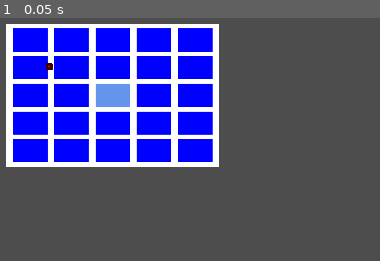
Above: before the commit, frame 1.
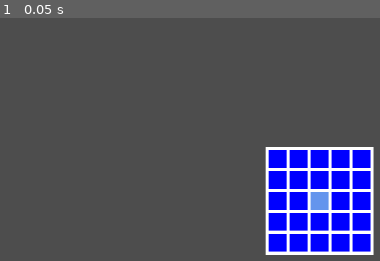
Above: after the commit, the same moment.

Repository: BendenizMustafaCengiz/Brackeys-Jam-2026.1
Game: Godot game, scene res://Scenes/muhammed_test.tscn
The game is run twice, just before and just after one commit, with the same random seed, the same clock (stepped at 60 frames per second) and the same inputs. The project has no main scene, so this scene is started directly. The engine's default icon, where the game draws it, is replaced by a stand-in: a white triangle on a blue panel in a dark square.
Inputs:
- Up to frame 1 (0.05 s): no input

The runs differ from the first frame. In frame 1, 46% of the frame differs, in the area x 1-99%, y 2-98%.

Commit message:
çok da bir şey yok

Diff:
--- a/Scenes/mini_map.tscn
+++ b/Scenes/mini_map.tscn
@@ -1,7 +1,6 @@
 [gd_scene format=3 uid="uid://byeha0vj6lood"]
 
 [ext_resource type="Script" uid="uid://v46aprkf41gd" path="res://Scripts/mini_map.gd" id="1_5lser"]
-[ext_resource type="Texture2D" uid="uid://bicjuntfh5e7m" path="res://icon.svg" id="2_s1cjf"]
 
 [sub_resource type="PlaceholderTexture2D" id="PlaceholderTexture2D_s1cjf"]
 
@@ -12,21 +11,15 @@
 
 [node name="TextureRect" type="TextureRect" parent="CanvasLayer" unique_id=448987700]
 texture_filter = 1
-custom_minimum_size = Vector2(310, 310)
+custom_minimum_size = Vector2(520, 520)
 anchors_preset = 15
 anchor_right = 1.0
 anchor_bottom = 1.0
-offset_left = 969.0
-offset_top = 464.0
-offset_right = 73.0
-offset_bottom = 72.0
+offset_left = 1592.0
+offset_top = 760.0
+offset_right = 192.0
+offset_bottom = 200.0
 grow_horizontal = 2
 grow_vertical = 2
 scale = Vector2(0.5, 0.5)
 texture = SubResource("PlaceholderTexture2D_s1cjf")
-
-[node name="PlayerIcon" type="Sprite2D" parent="CanvasLayer" unique_id=1344118307]
-modulate = Color(0.9999998, 0.012074706, 0.006631455, 1)
-position = Vector2(942.00006, 437)
-scale = Vector2(0.13281193, 0.13281193)
-texture = ExtResource("2_s1cjf")
--- /dev/null
+++ b/Scenes/room_scene.tscn
@@ -0,0 +1,47 @@
+[gd_scene format=3 uid="uid://cao3g4dy76msx"]
+
+[ext_resource type="PackedScene" uid="uid://c8eh4pqxs4pdn" path="res://Scenes/player.tscn" id="1_q8hp3"]
+[ext_resource type="Texture2D" uid="uid://d0o76s5tq1fqd" path="res://Assets/floor1.png" id="2_e80bh"]
+
+[sub_resource type="WorldBoundaryShape2D" id="WorldBoundaryShape2D_e80bh"]
+normal = Vector2(-1, 8.7422755e-08)
+
+[node name="RoomScene" type="Node2D" unique_id=1129382902]
+
+[node name="MapBorders" type="StaticBody2D" parent="." unique_id=2057759491]
+
+[node name="upper" type="CollisionShape2D" parent="MapBorders" unique_id=971193697]
+position = Vector2(0, -1000)
+rotation = -1.5707964
+shape = SubResource("WorldBoundaryShape2D_e80bh")
+
+[node name="lower" type="CollisionShape2D" parent="MapBorders" unique_id=1100147213]
+position = Vector2(0, 1000)
+rotation = 1.5707964
+shape = SubResource("WorldBoundaryShape2D_e80bh")
+
+[node name="right" type="CollisionShape2D" parent="MapBorders" unique_id=189988936]
+position = Vector2(1000, 0)
+shape = SubResource("WorldBoundaryShape2D_e80bh")
+
+[node name="left" type="CollisionShape2D" parent="MapBorders" unique_id=1868652719]
+position = Vector2(-1000, 0)
+rotation = 3.1415927
+shape = SubResource("WorldBoundaryShape2D_e80bh")
+
+[node name="Player" parent="." unique_id=946385579 instance=ExtResource("1_q8hp3")]
+
+[node name="Camera2D" type="Camera2D" parent="Player" unique_id=1485814558]
+limit_left = -1300
+limit_top = -1300
+limit_right = 1300
+limit_bottom = 1300
+
+[node name="TextureRect" type="TextureRect" parent="." unique_id=1250523739]
+z_index = -100
+offset_left = -952.0
+offset_top = -536.0
+offset_right = 960.0
+offset_bottom = 536.0
+texture = ExtResource("2_e80bh")
+stretch_mode = 1
--- a/Scripts/mini_map.gd
+++ b/Scripts/mini_map.gd
@@ -2,16 +2,15 @@
 
 var map : Map
 
-var room_size = 50
-var space = 10
+var room_size = 80
+var space = 15
 
 @onready var texture_rect: TextureRect = $CanvasLayer/TextureRect
-@onready var player_icon: Sprite2D = $CanvasLayer/PlayerIcon
 
 func generate_minimap() -> void:
 	var rooms = map.rooms
 
-	var map_image : Image = Image.create(310, 310, false, Image.FORMAT_RGB16)
+	var map_image : Image = Image.create(490, 490, false, Image.FORMAT_RGB16)
 	map_image.fill(Color.WHITE)
 
 	for i in range(rooms.size()):
@@ -25,8 +24,8 @@
 				room_color = Color.CORNFLOWER_BLUE
 
 			if map.current_room == rooms[i][j]:
-				player_icon.position.x += x
-				player_icon.position.y += y
+				pass
+				#icon ayarla
 
 			map_image.fill_rect(Rect2i(x, y, room_size, room_size), room_color)
 
Binary file added: Assets/Player.png
Not shown, added: Assets/Player.png.import
Binary file added: Assets/enemy1.png
Not shown, added: Assets/enemy1.png.import
Binary file added: Assets/floor1.png
Not shown, added: Assets/floor1.png.import
